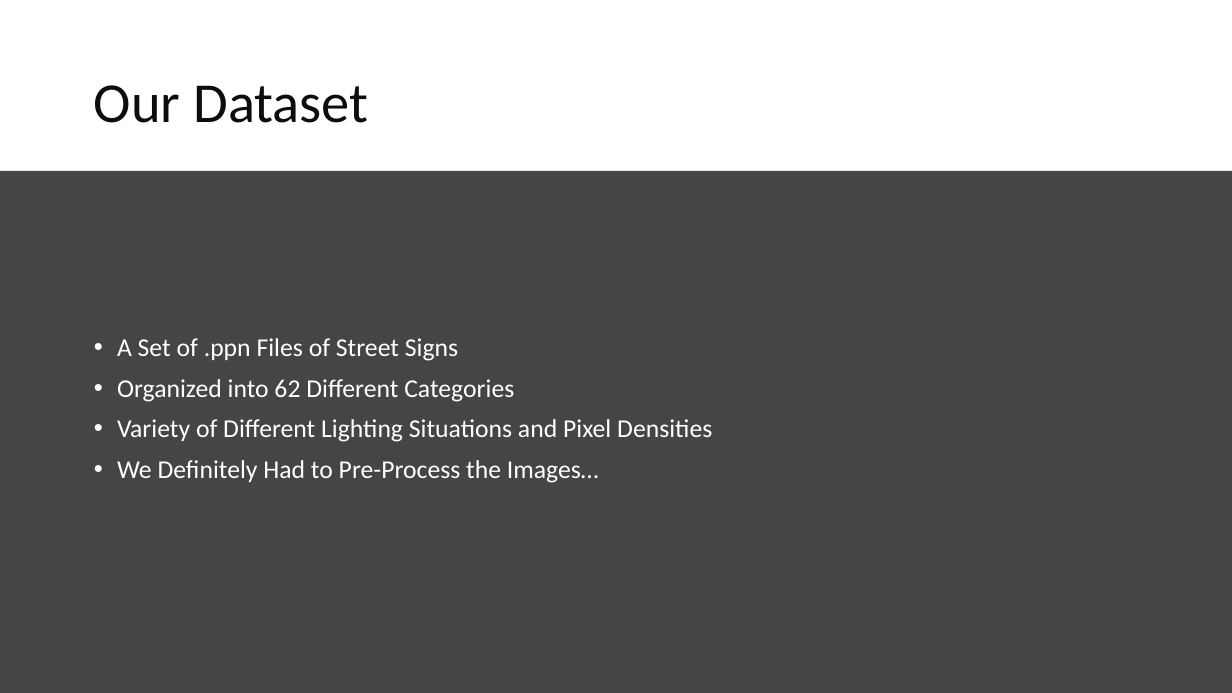
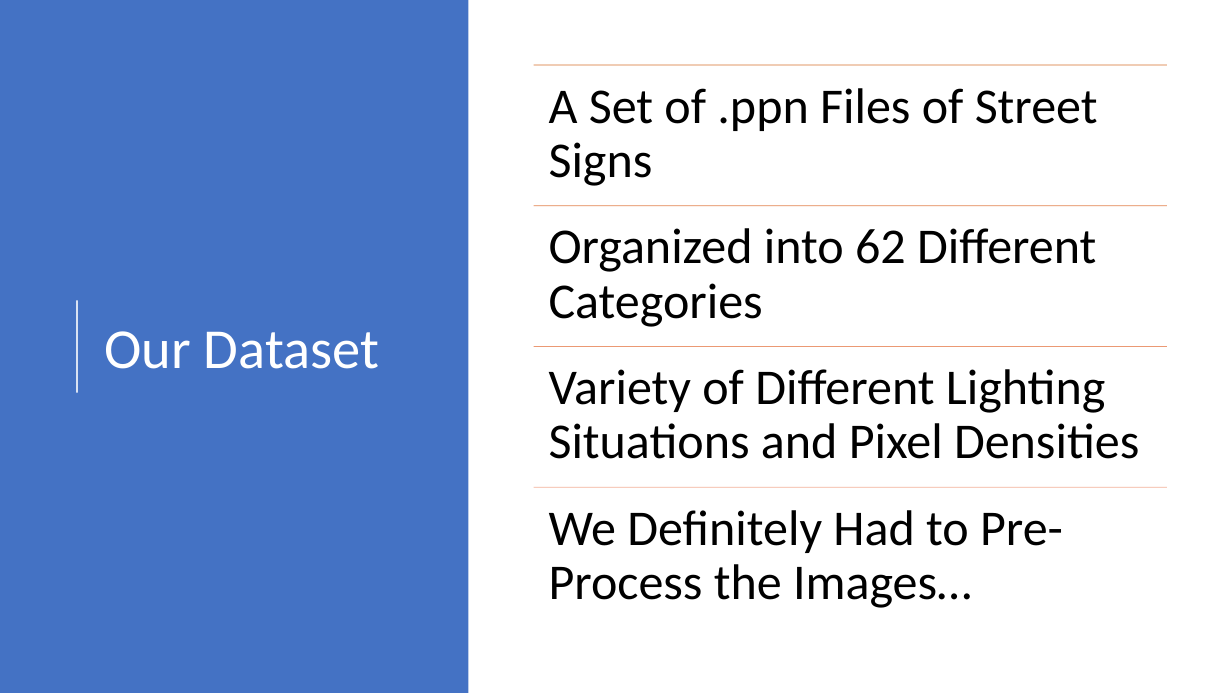
Before and after one commit to ChrisKalahiki/CNN-for-BelgiumTS-and-MNIST, a slide deck: slide 3 of RIPMazeRunner.pptx. Drawn at 1232x693 pixels with LibreOffice and Linux fonts; fonts in the diff are those of the drawing. Boxes give left, top, right and bottom in pixels: in the first picture for what was removed or moved away, otherwise in the second. Text is boxed around its words. In the diff, an @@ line names an element or a change of style, - is before the commit and + after.

```diff
--- a/RIPMazeRunner.pptx
+++ b/RIPMazeRunner.pptx
@@ background #454545 to #FFFFFF @@
@@ rectangle removed at bbox=[0, 0, 1232, 171] @@
@@ rectangle added at bbox=[0, 0, 469, 693], fill #4472C4 @@
@@ title "Our Dataset": place and size @@
-title "Our Dataset" at bbox=[94, 85, 368, 123]
+title "Our Dataset" at bbox=[105, 331, 379, 369]
@@ title "Our Dataset" at bbox=[105, 331, 379, 369]: text colour #0D0D0D to #FFFFFF @@
@@ rectangle removed at bbox=[0, 171, 1232, 693] @@
@@ line added from (77, 393) to (77, 300), #FFFFFF 1.5 pt @@
@@ text removed at bbox=[117, 338, 712, 483] @@
-• A Set of .ppn Files of Street Signs
-• Organized into 62 Different Categories
-• Variety of Different Lighting Situations and Pixel Densities
-• We Definitely Had to Pre-Process the Images…
@@ group added at bbox=[533, 65, 1167, 608]: 4 lines, 4 texts @@
+A Set of .ppn Files of Street Signs
+Organized into 62 Different Categories
+Variety of Different Lighting Situations and Pixel Densities
+We Definitely Had to Pre-Process the Images…
```
Also in this commit, not shown: 9 other slides changed, 2 slides added, 3 slides removed.
